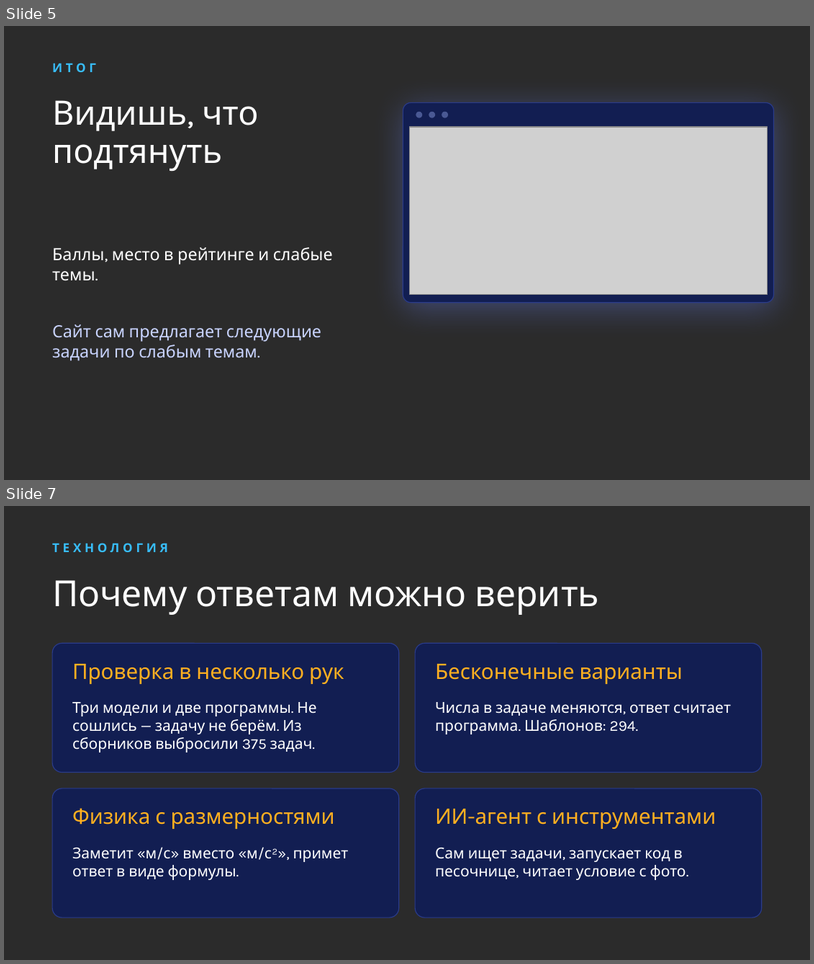
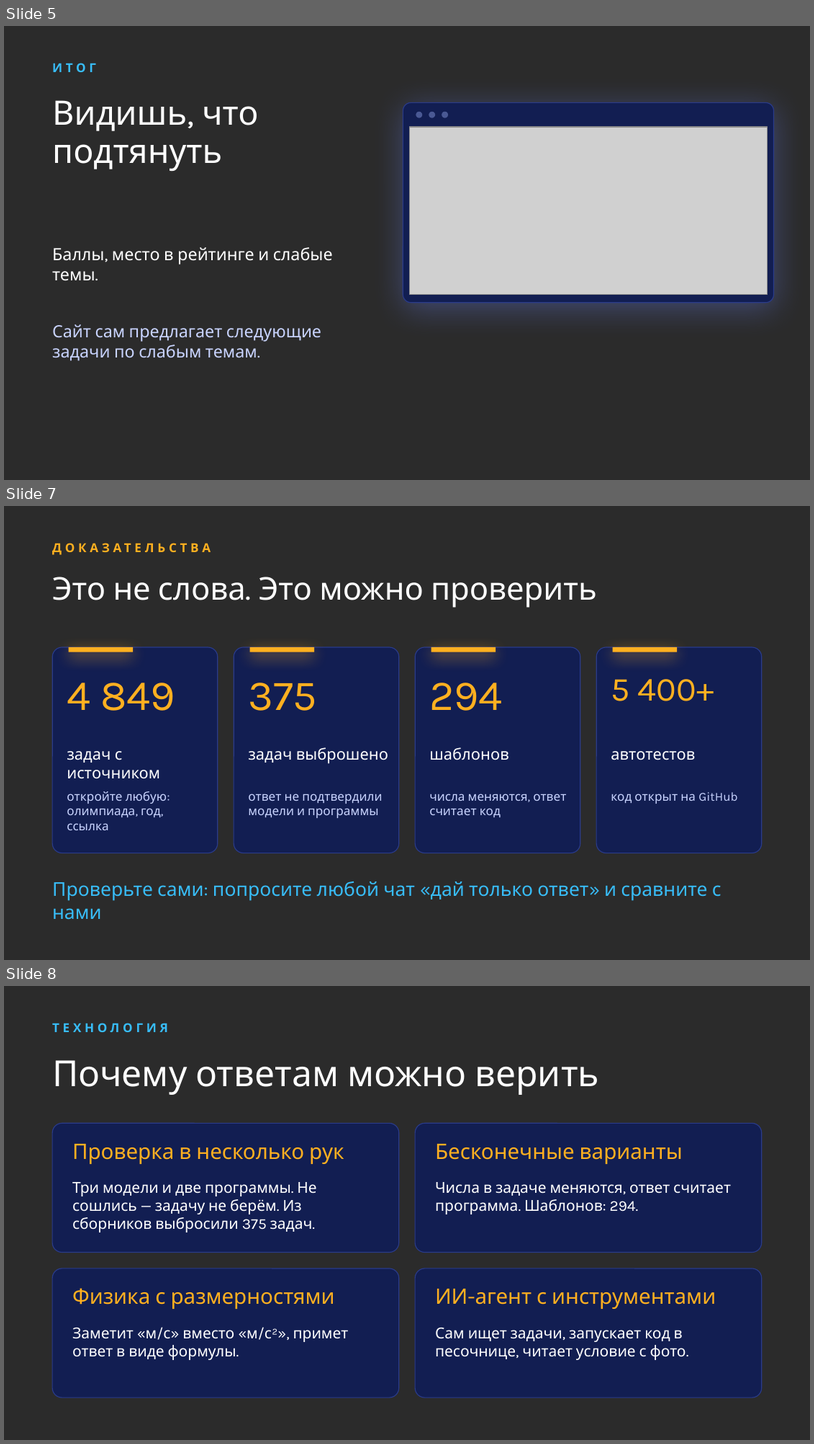
Before and after one commit to nagayevarsen/olymp-trainer, a slide deck: docs/handoff/olymp-trainer.pptx. Shown one above the other, each under a label of ours: slides 5 and 7 before the commit, slides 5, 7 and 8 after it; the slides between them are not shown. The pictures are 814x964 and 814x1444 pixels, drawn with LibreOffice and Linux fonts; fonts in the diff are those of the drawing; grey boxes stand for pictures; background and template pictures are left out; a plain dark background stands for a picture behind light text. Boxes give left, top, right and bottom in pixels: in the first picture for what was removed or moved away, otherwise in the second. Text is boxed around its words. In the diff, an @@ line names an element or a change of style, - is before the commit and + after.

```diff
--- a/docs/handoff/olymp-trainer.pptx
+++ b/docs/handoff/olymp-trainer.pptx
@@ slide 7 added at (4, 506, 810, 960), background picture (left out) @@
@@ text added at (52, 540, 617, 564), 11 pt, text #FFB020, bold @@
+ДОКАЗАТЕЛЬСТВА
@@ text added at (52, 577, 597, 608), 28 pt, text #FFFFFF @@
+Это не слова. Это можно проверить
@@ rounded rectangle added at (52, 647, 218, 853), fill #121E52, outline #2A3B8A 0.75 pt @@
@@ rectangle added at (69, 647, 133, 652), fill #FFB020 @@
@@ rounded rectangle added at (234, 647, 399, 853), fill #121E52, outline #2A3B8A 0.75 pt @@
@@ rectangle added at (250, 647, 314, 652), fill #FFB020 @@
@@ rounded rectangle added at (415, 647, 581, 853), fill #121E52, outline #2A3B8A 0.75 pt @@
@@ rectangle added at (432, 647, 496, 652), fill #FFB020 @@
@@ rounded rectangle added at (597, 647, 762, 853), fill #121E52, outline #2A3B8A 0.75 pt @@
@@ rectangle added at (613, 647, 677, 652), fill #FFB020 @@
@@ text added at (67, 682, 175, 710), 38 pt, text #FFB020 @@
+4 849
@@ text added at (248, 682, 317, 710), 38 pt, text #FFB020 @@
+375
@@ text added at (430, 682, 503, 710), 38 pt, text #FFB020 @@
+294
@@ text added at (611, 679, 715, 701), 30 pt, text #FFB020 @@
+5 400+
@@ text added at (67, 751, 160, 779), 14 pt, text #FFFFFF @@
+задач с источником
@@ text added at (248, 747, 388, 764), 14 pt, text #FFFFFF @@
+задач выброшено
@@ text added at (430, 747, 509, 760), 14 pt, text #FFFFFF @@
+шаблонов
@@ text added at (611, 751, 695, 760), 14 pt, text #FFFFFF @@
+автотестов
@@ text added at (67, 791, 167, 830), 11 pt, text #C9D4FF @@
+откройте любую: олимпиада, год, ссылка
@@ text added at (248, 793, 382, 818), 11 pt, text #C9D4FF @@
+ответ не подтвердили модели и программы
@@ text added at (430, 793, 566, 817), 11 pt, text #C9D4FF @@
+числа меняются, ответ считает код
@@ text added at (611, 792, 738, 803), 11 pt, text #C9D4FF @@
+код открыт на GitHub
@@ text added at (52, 881, 722, 919), 17 pt, text #38BDF8 @@
+Проверьте сами: попросите любой чат «дай только ответ» и сравните с нами
@@ what was slide 7 is now slide 8 @@
```
Also in this commit, not shown: 1 slide changed, 1 other slide added, 1 slide removed.
